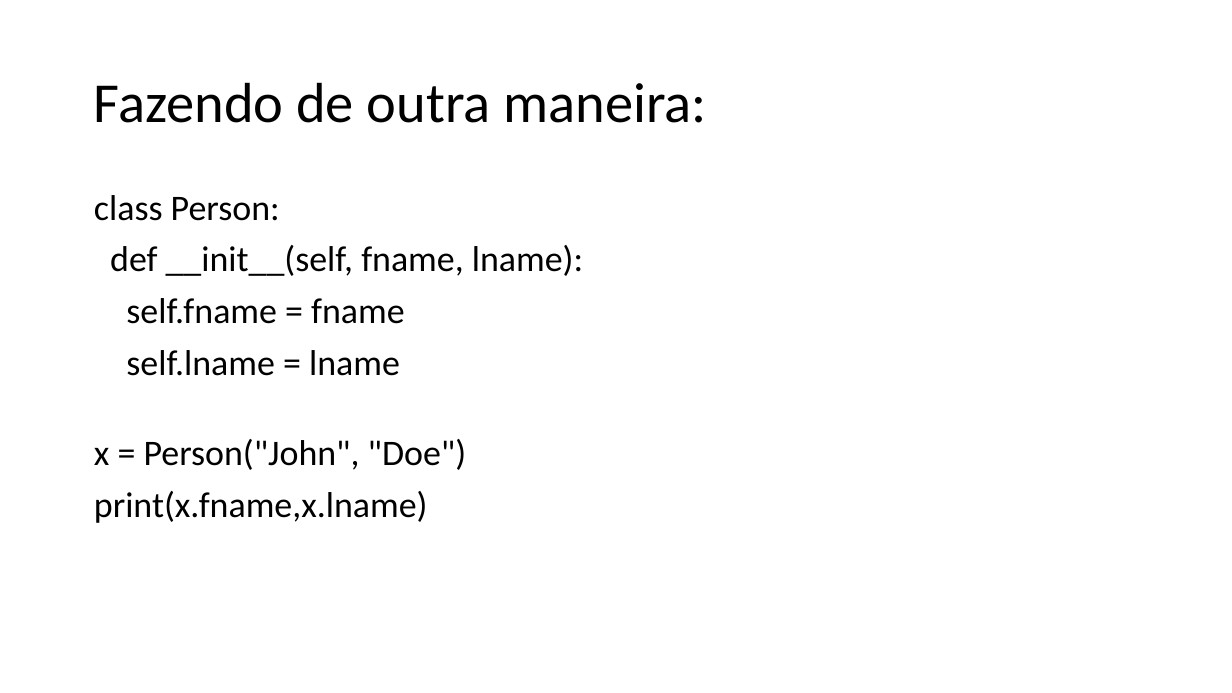
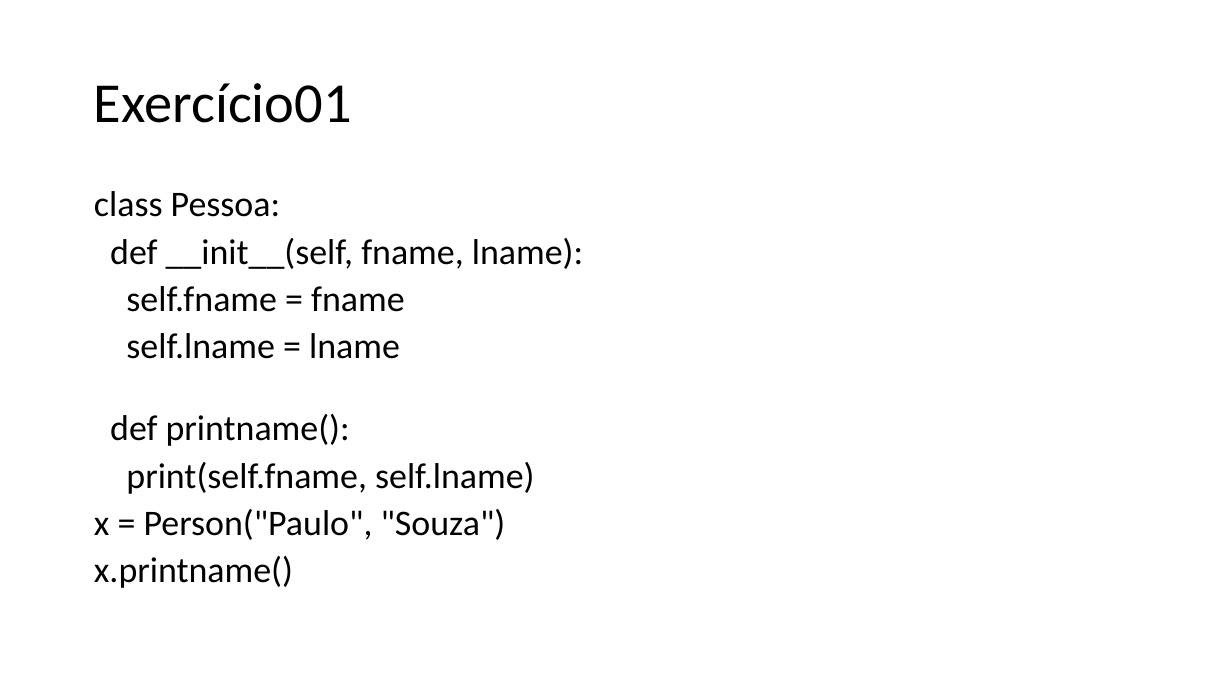
Before and after one commit to dourivaljunior/Curso-de-Python, a slide deck: slide 58 of aula classe em python.pptx (slide 47 before the commit). Drawn at 1232x693 pixels with LibreOffice and Linux fonts; fonts in the diff are those of the drawing. Boxes give left, top, right and bottom in pixels: in the first picture for what was removed or moved away, otherwise in the second. Text is boxed around its words. In the diff, an @@ line names an element or a change of style, - is before the commit and + after.

```diff
--- a/aula classe em python.pptx
+++ b/aula classe em python.pptx
@@ title at (94, 83, 352, 123): text changed @@
-Fazendo de outra maneira:
+Exercício01
@@ text at (94, 191, 280, 217): text changed @@
-class Person:
+class Pessoa:
@@ text at (110, 238, 583, 359): line spacing 0.9 to 0.8 @@
@@ text at (94, 414, 534, 588): text changed @@
-x = Person("John", "Doe")
-print(x.fname,x.lname)
+def printname():
+print(self.fname, self.lname)
+x = Person("Paulo", "Souza")
+x.printname()
```
Also in this commit, not shown: 5 other slides changed, 15 slides added, 4 slides removed.
